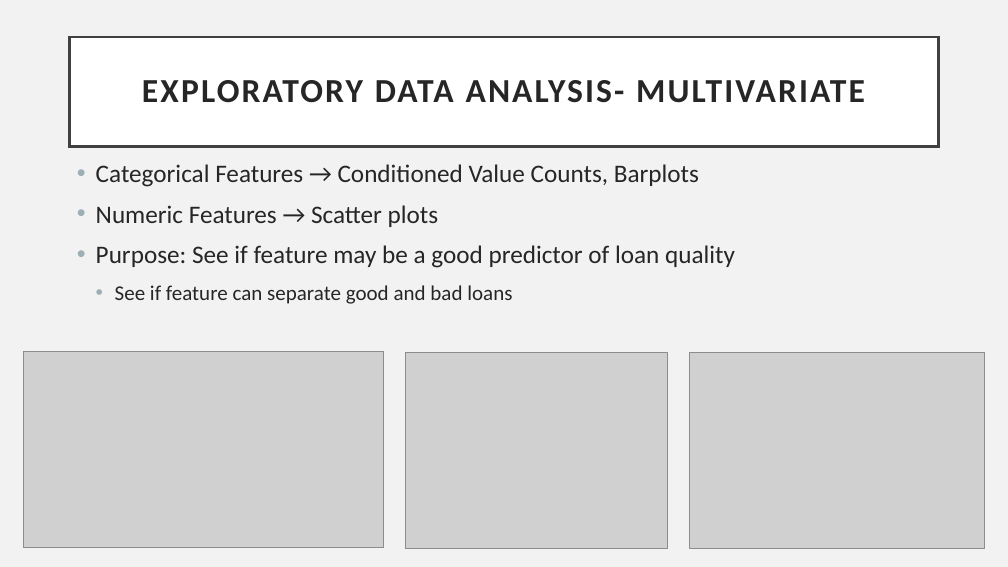
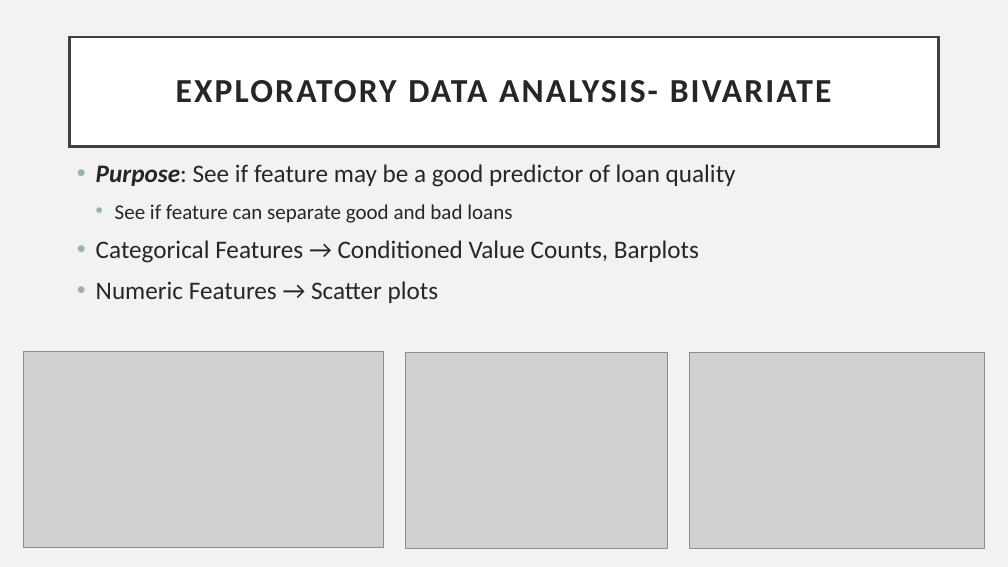
Before and after one commit to jaredandrews97/Sample-Project-BlastPoint, a slide deck: slide 7 of report/Blastpoint Presentation.pptx. Drawn at 1008x567 pixels with LibreOffice and Linux fonts; fonts in the diff are those of the drawing; grey boxes stand for pictures. Boxes give left, top, right and bottom in pixels: in the first picture for what was removed or moved away, otherwise in the second. Text is boxed around its words. In the diff, an @@ line names an element or a change of style, - is before the commit and + after.

Commit message:
Add in presentation

```diff
--- a/report/Blastpoint Presentation.pptx
+++ b/report/Blastpoint Presentation.pptx
@@ title at (176,80,832,103): text changed @@
-EXPLORATORY DATA ANALYSIS- MULTIVARIATE
+EXPLORATORY DATA ANALYSIS- BIVARIATE
@@ text at (96,164,736,223): paragraphs added @@
+• Purpose: See if feature may be a good predictor of loan quality
+  • See if feature can separate good and bad loans
@@ text at (96,245,735,304): paragraphs removed @@
-• Purpose: See if feature may be a good predictor of loan quality
-  • See if feature can separate good and bad loans
```
Also in this commit, not shown: 5 other slides changed.
